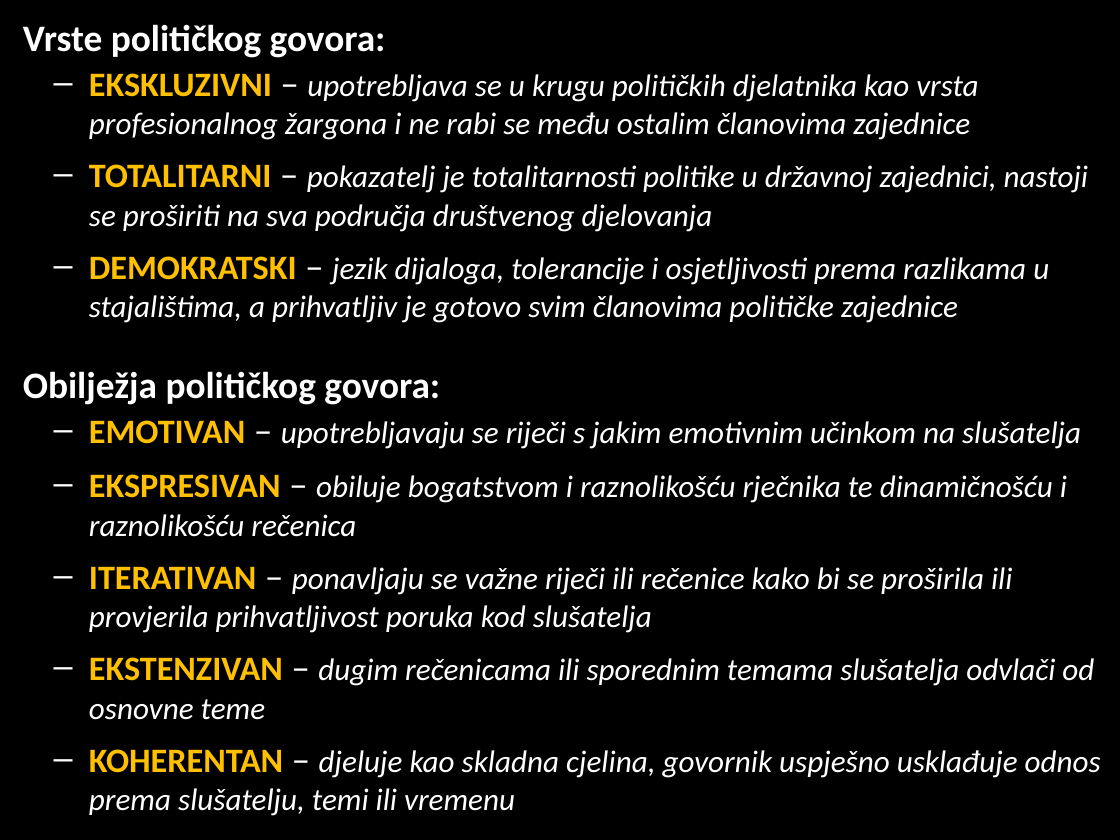
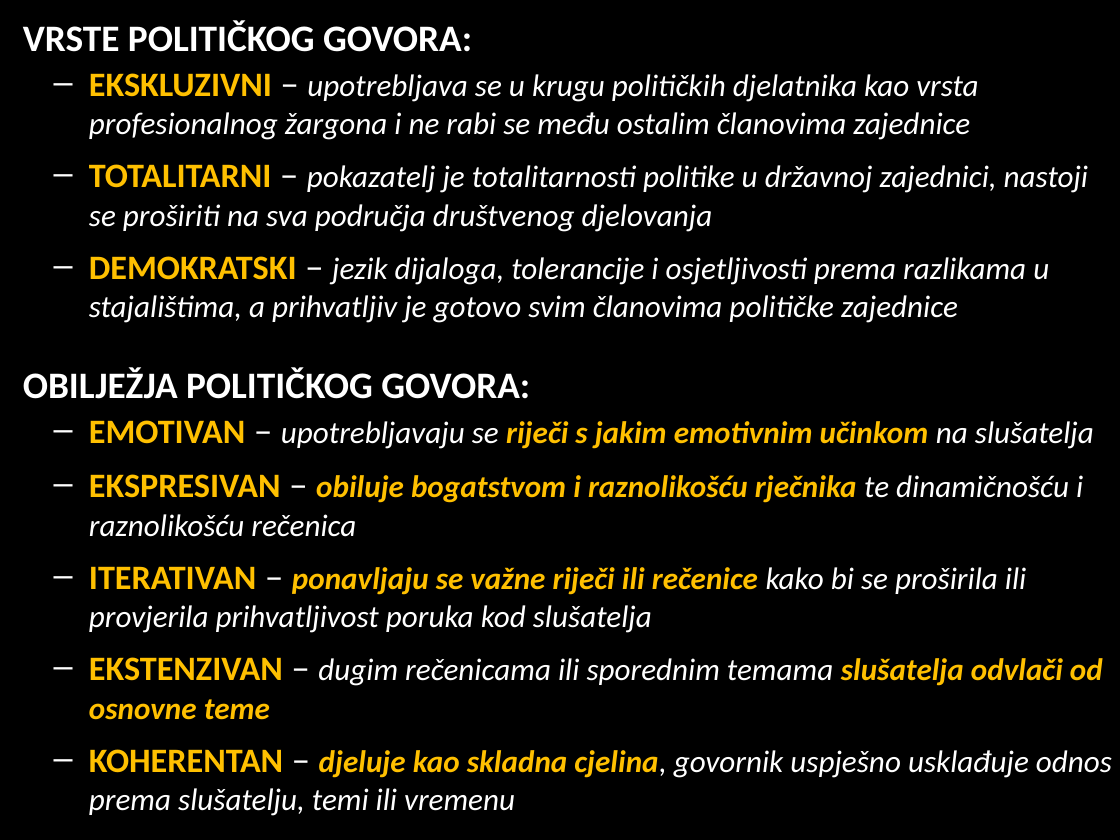
Before and after one commit to cornx/print, a slide deck: slide 23 of data/prezentacije/politika/001_pojam_politike.pptx. Drawn at 1120x840 pixels with LibreOffice and Linux fonts; fonts in the diff are those of the drawing. Boxes give left, top, right and bottom in pixels: in the first picture for what was removed or moved away, otherwise in the second. Text is boxed around its words. In the diff, an @@ line names an element or a change of style, - is before the commit and + after.

```diff
--- a/data/prezentacije/politika/001_pojam_politike.pptx
+++ b/data/prezentacije/politika/001_pojam_politike.pptx
@@ text at [23, 20, 472, 52]: text changed @@
-Vrste političkog govora:
+VRSTE POLITIČKOG GOVORA:
@@ text at [23, 367, 530, 399]: text changed @@
-Obilježja političkog govora:
+OBILJEŽJA POLITIČKOG GOVORA:
@@ text at [89, 420, 1112, 816]: text colour #FFFFFF to #FFC000, bold on in "riječi s jakim emotivnim učinkom", "obiluje bogatstvom i raznolikošću rječnika", "ponavljaju se važne riječi ili rečenice", "slušatelja odvlači od osnovne teme" and 1 more places @@
```
Also in this commit, not shown: 10 other slides changed, 1 slide added, 1 other file.
